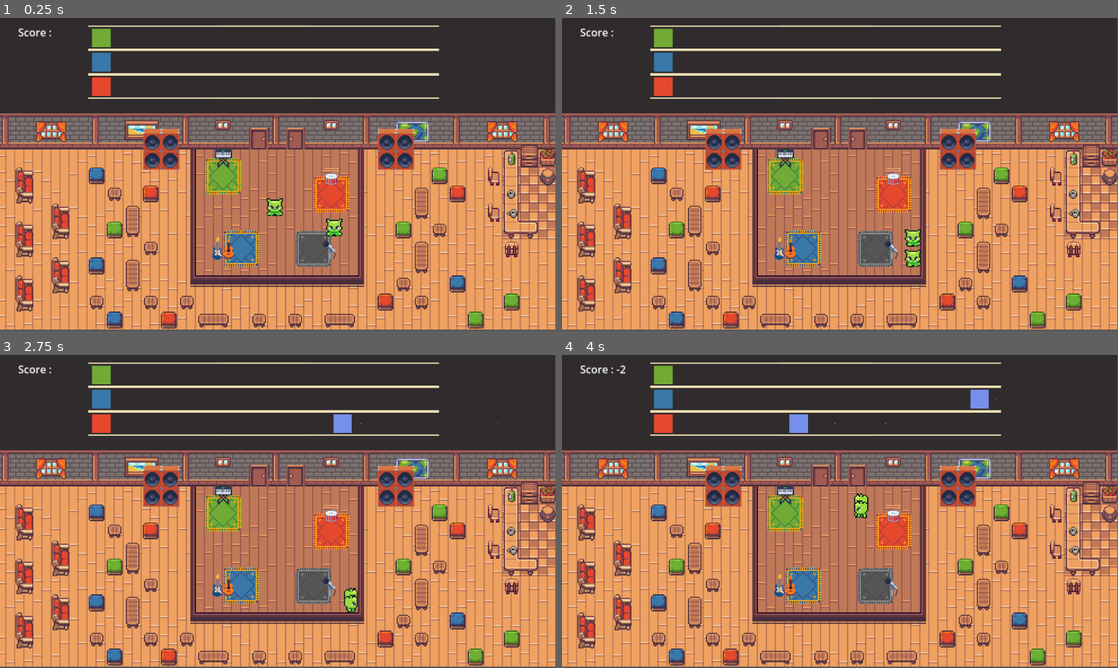
Above: before the commit, frames 1-4 (two rows, left to right).
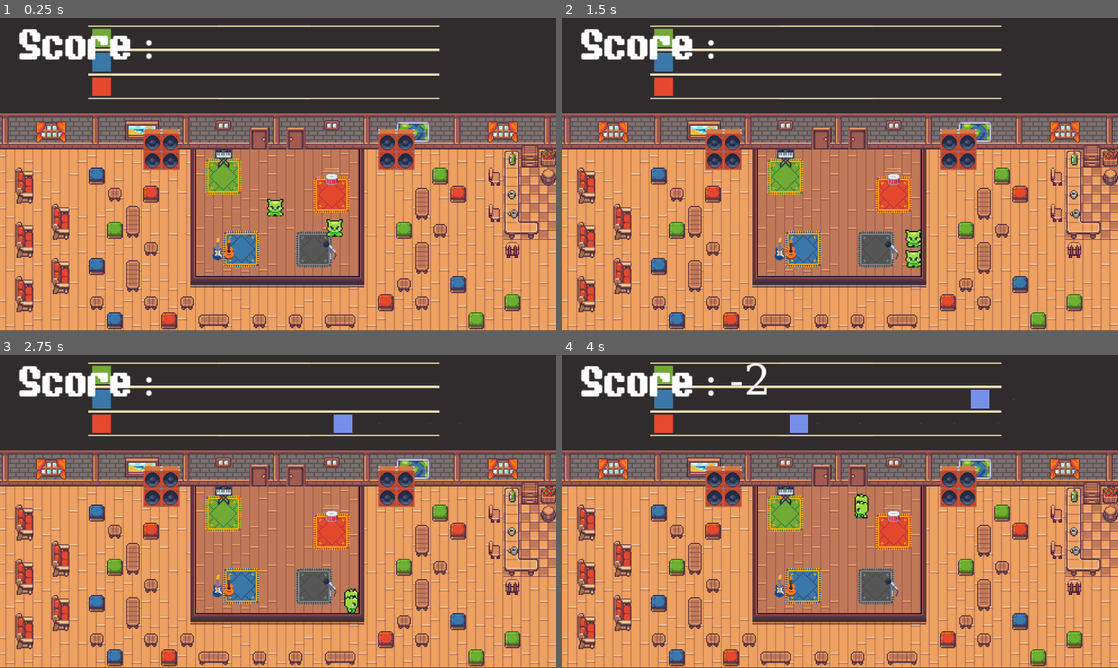
Above: after the commit, the same moments.

Repository: Zenika/gamejam-002-cook-ze-beat
Game: Godot game, scene res://scenes/game.tscn
The game is run twice, just before and just after one commit, with the same random seed, the same clock (stepped at 60 frames per second) and the same inputs. Sound files missing from this copy of the repository are replaced by a short silence.
Inputs:
- Up to frame 1 (0.25 s): no input
- Up to frame 2 (1.5 s): tap Enter at 0.5 s; hold Right (move_right) 0.53-1.28 s; tap Space (action) at 0.6 s; hold Down (move_down) from 1.28 s (still down); tap Shift (sprint) at 1.35 s
- Up to frame 3 (2.75 s): release Down (move_down) at 2.03 s; hold Right (move_right) from 2.03 s (still down); tap Space (action) at 2.1 s
- Up to frame 4 (4 s): release Right (move_right) at 2.78 s; hold Up (move_up) 2.78-3.53 s; tap Shift (sprint) at 2.85 s; hold Left (move_left) from 3.53 s (still down); tap Space (action) at 3.6 s
In our replay, the window is 799x449 before the commit and 800x450 after it. These sizes can differ from the game's own. Grey fills any space a smaller window leaves; there, only what the larger window draws over its background counts as a difference.

The runs differ from the first frame. In frame 1, 13% of the frame differs, in the area x 0-100%, y 0-100%; in frame 2, 13%; in frame 3, 13%; in frame 4, 13%.

Commit message:
🧑‍🍳 Add menu

Diff:
--- a/project.godot
+++ b/project.godot
@@ -19,6 +19,11 @@
 
 window/size/viewport_width=1920
 window/size/viewport_height=1080
+window/stretch/mode="viewport"
+
+[gui]
+
+theme/custom="res://resources/main_theme.tres"
 
 [input]
 
--- /dev/null
+++ b/resources/main_theme.tres
@@ -0,0 +1,39 @@
+[gd_resource type="Theme" load_steps=8 format=3 uid="uid://c2apoo0x38def"]
+
+[ext_resource type="FontFile" uid="uid://b420typ7ppplu" path="res://assets/fonts/GamepauseddemoRegular-RpmY6.otf" id="1_8fcsk"]
+[ext_resource type="Texture2D" uid="uid://bsdxvsxgvymyv" path="res://assets/menu/button_square_depth_border.png" id="2_6awmm"]
+
+[sub_resource type="StyleBoxEmpty" id="StyleBoxEmpty_bx3w8"]
+content_margin_left = 2.0
+content_margin_top = 0.0
+content_margin_right = 0.0
+content_margin_bottom = 2.0
+
+[sub_resource type="StyleBoxEmpty" id="StyleBoxEmpty_u655r"]
+
+[sub_resource type="StyleBoxEmpty" id="StyleBoxEmpty_5v1br"]
+
+[sub_resource type="StyleBoxTexture" id="StyleBoxTexture_gm6lb"]
+texture = ExtResource("2_6awmm")
+texture_margin_left = 15.0
+texture_margin_top = 15.0
+texture_margin_right = 15.0
+texture_margin_bottom = 25.0
+
+[sub_resource type="StyleBoxEmpty" id="StyleBoxEmpty_63d8s"]
+
+[resource]
+Button/colors/font_color = Color(0, 0, 0, 1)
+Button/colors/font_hover_color = Color(1, 0.341176, 0.341176, 1)
+Button/font_sizes/font_size = 64
+Button/fonts/font = ExtResource("1_8fcsk")
+Button/styles/hover = SubResource("StyleBoxEmpty_bx3w8")
+Button/styles/normal = SubResource("StyleBoxEmpty_u655r")
+Label/font_sizes/font_size = 64
+Label/fonts/font = ExtResource("1_8fcsk")
+MainTitle/base_type = &"Label"
+MainTitle/font_sizes/font_size = 46
+MainTitle/styles/normal = SubResource("StyleBoxEmpty_5v1br")
+PanelContainer/styles/panel = SubResource("StyleBoxTexture_gm6lb")
+TitleContainer/base_type = &"PanelContainer"
+TitleContainer/styles/panel = SubResource("StyleBoxEmpty_63d8s")
--- /dev/null
+++ b/scenes/menu/menu.tscn.tscn
@@ -0,0 +1,72 @@
+[gd_scene load_steps=3 format=3 uid="uid://bom3562arb634"]
+
+[ext_resource type="Texture2D" uid="uid://8ioaj5bthnax" path="res://assets/menu/orchestra.webp" id="1_jby7u"]
+[ext_resource type="Texture2D" uid="uid://ctr38hwavghyj" path="res://assets/menu/logo.png" id="2_meu30"]
+
+[node name="Menu" type="Node"]
+
+[node name="HUD" type="CanvasLayer" parent="."]
+follow_viewport_enabled = true
+
+[node name="background" type="TextureRect" parent="HUD"]
+anchors_preset = 8
+anchor_left = 0.5
+anchor_top = 0.5
+anchor_right = 0.5
+anchor_bottom = 0.5
+offset_left = -1472.0
+offset_top = -704.0
+offset_right = 1472.0
+offset_bottom = 704.0
+grow_horizontal = 2
+grow_vertical = 2
+texture = ExtResource("1_jby7u")
+
+[node name="VBoxContainer" type="VBoxContainer" parent="HUD"]
+anchors_preset = 15
+anchor_right = 1.0
+anchor_bottom = 1.0
+grow_horizontal = 2
+grow_vertical = 2
+
+[node name="TextureRect" type="TextureRect" parent="HUD/VBoxContainer"]
+layout_mode = 2
+size_flags_horizontal = 4
+size_flags_vertical = 4
+texture = ExtResource("2_meu30")
+stretch_mode = 4
+
+[node name="Spacer3" type="Control" parent="HUD/VBoxContainer"]
+layout_mode = 2
+size_flags_horizontal = 3
+size_flags_vertical = 3
+
+[node name="HBoxContainer" type="HBoxContainer" parent="HUD/VBoxContainer"]
+layout_mode = 2
+
+[node name="Spacer" type="Control" parent="HUD/VBoxContainer/HBoxContainer"]
+layout_mode = 2
+size_flags_horizontal = 3
+
+[node name="PanelContainer" type="PanelContainer" parent="HUD/VBoxContainer/HBoxContainer"]
+layout_mode = 2
+
+[node name="MarginContainer" type="MarginContainer" parent="HUD/VBoxContainer/HBoxContainer/PanelContainer"]
+layout_mode = 2
+theme_override_constants/margin_left = 50
+theme_override_constants/margin_top = 20
+theme_override_constants/margin_right = 50
+theme_override_constants/margin_bottom = 20
+
+[node name="Button" type="Button" parent="HUD/VBoxContainer/HBoxContainer/PanelContainer/MarginContainer"]
+layout_mode = 2
+text = "Start"
+
+[node name="Spacer2" type="Control" parent="HUD/VBoxContainer/HBoxContainer"]
+layout_mode = 2
+size_flags_horizontal = 3
+
+[node name="Spacer5" type="Control" parent="HUD/VBoxContainer"]
+layout_mode = 2
+size_flags_horizontal = 3
+size_flags_vertical = 3
Binary file added: assets/fonts/GamepauseddemoRegular-RpmY6.otf
Not shown, added: assets/fonts/GamepauseddemoRegular-RpmY6.otf.import
Binary file added: assets/menu/button_square_depth_border.png
Not shown, added: assets/menu/button_square_depth_border.png.import
Binary file added: assets/menu/logo.png
Not shown, added: assets/menu/logo.png.import
Binary file added: assets/menu/orchestra.webp
Not shown, added: assets/menu/orchestra.webp.import
